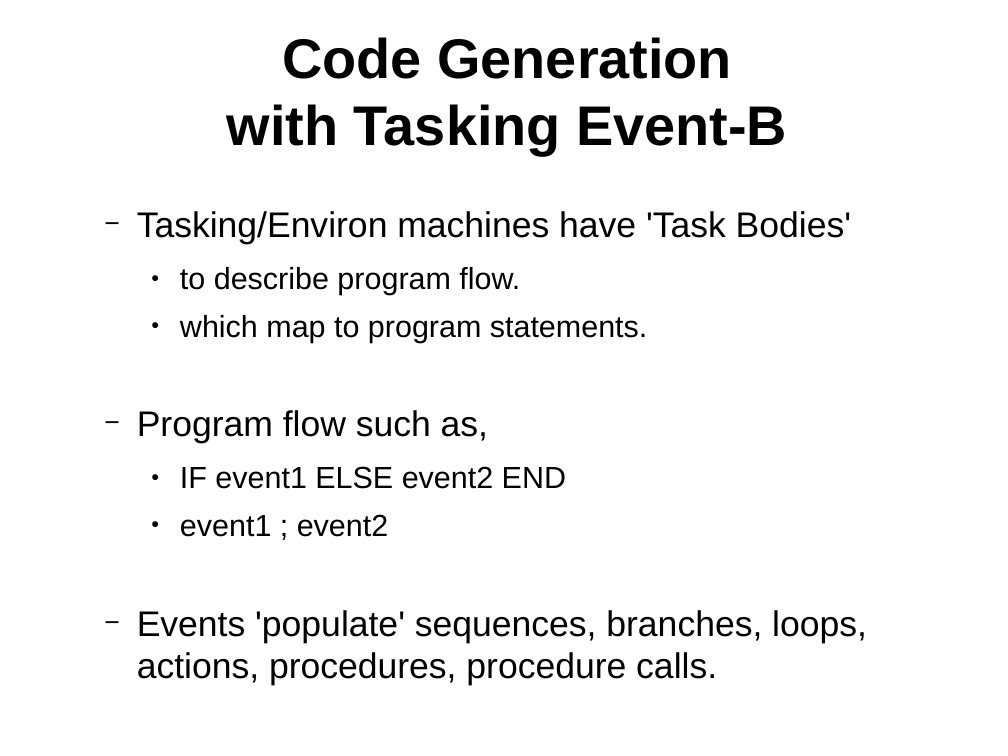
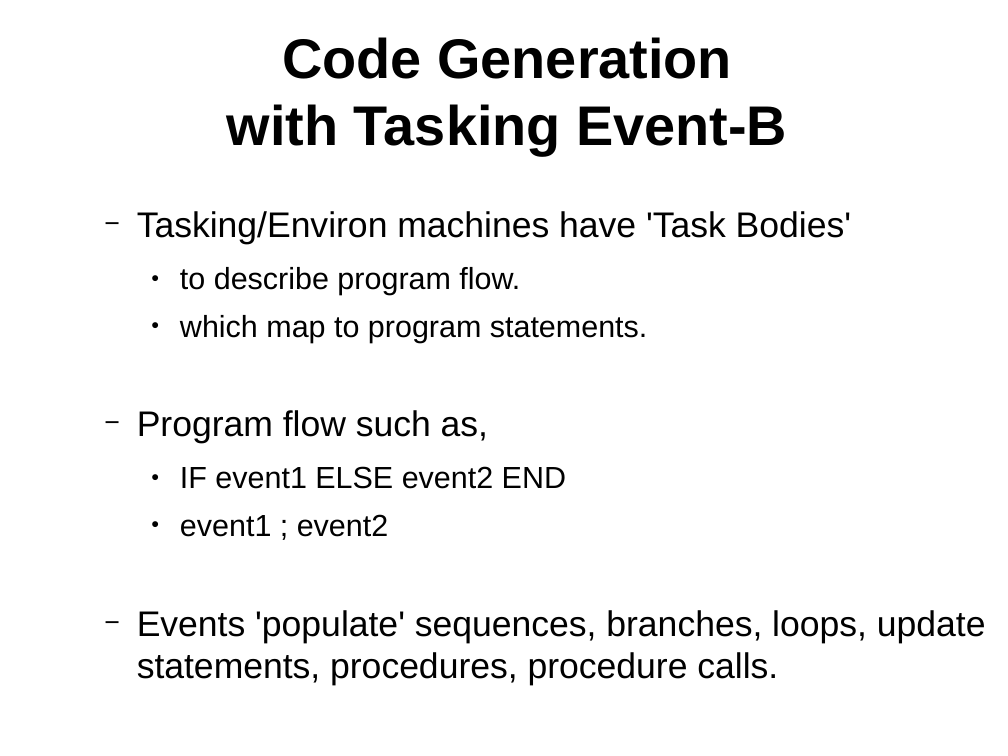
Before and after one commit to weetmuts/rodin-b-sharp-iUML_B_Utils, a slide deck: slide 3 of work/store/Writing/InterfaceTemplatesPaper(acceptedABZ2014)/presentation/templates.odp. Drawn at 1008x756 pixels with LibreOffice and Linux fonts; fonts in the diff are those of the drawing. Boxes give left, top, right and bottom in pixels: in the first picture for what was removed or moved away, otherwise in the second. Text is boxed around its words. In the diff, an @@ line names an element or a change of style, - is before the commit and + after.

```diff
--- a/work/store/Writing/InterfaceTemplatesPaper(acceptedABZ2014)/presentation/templates.odp
+++ b/work/store/Writing/InterfaceTemplatesPaper(acceptedABZ2014)/presentation/templates.odp
@@ text at box(137, 610, 986, 686): text changed @@
-  − Events 'populate' sequences, branches, loops, actions, procedures, procedure calls.
+  − Events 'populate' sequences, branches, loops, update statements, procedures, procedure calls.
```
Also in this commit, not shown: 1 other slide changed, 1 other file.
